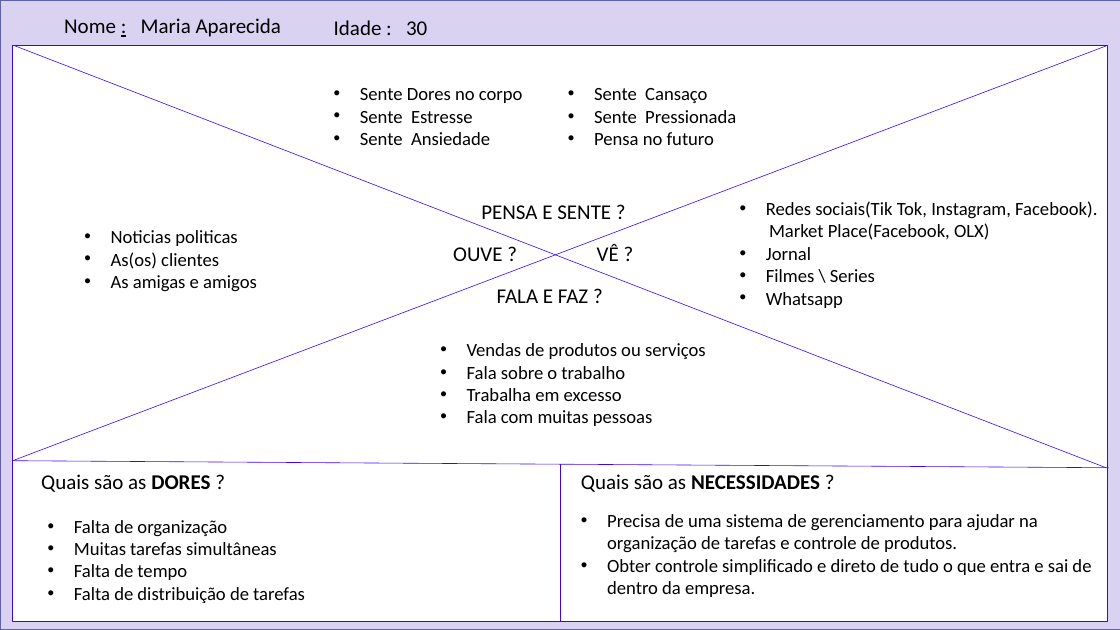
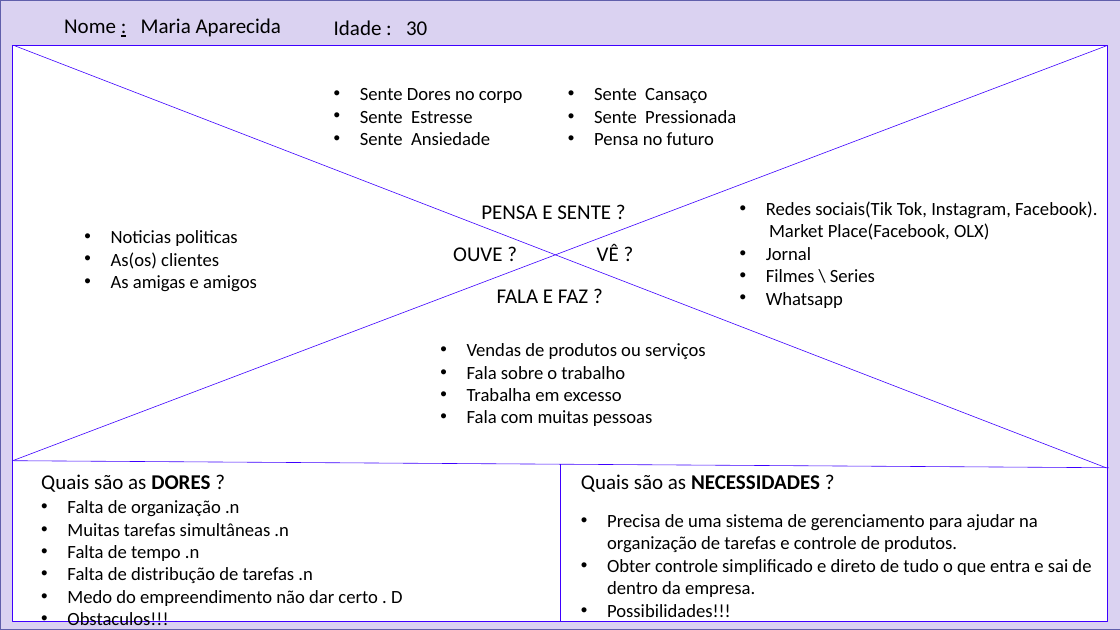
Before and after one commit to ogabrielalves/Sollute, a slide deck: slide 6 of Apresentação/Apresentação-Sollute.pptx. Drawn at 1120x630 pixels with LibreOffice and Linux fonts; fonts in the diff are those of the drawing. Boxes give left, top, right and bottom in pixels: in the first picture for what was removed or moved away, otherwise in the second. Text is boxed around its words. In the diff, an @@ line names an element or a change of style, - is before the commit and + after.

```diff
--- a/Apresentação/Apresentação-Sollute.pptx
+++ b/Apresentação/Apresentação-Sollute.pptx
@@ text at box(67, 500, 402, 630): text changed @@
-• Falta de organização
-• Muitas tarefas simultâneas
-• Falta de tempo
-• Falta de distribuição de tarefas
+• Falta de organização .n
+• Muitas tarefas simultâneas .n
+• Falta de tempo .n
+• Falta de distribução de tarefas .n
+• Medo do empreendimento não dar certo . D
+• Obstaculos!!!
@@ text at box(607, 604, 731, 622): paragraph added @@
+• Possibilidades!!!
```
Also in this commit, not shown: 1 other slide changed, 1 slide removed.
